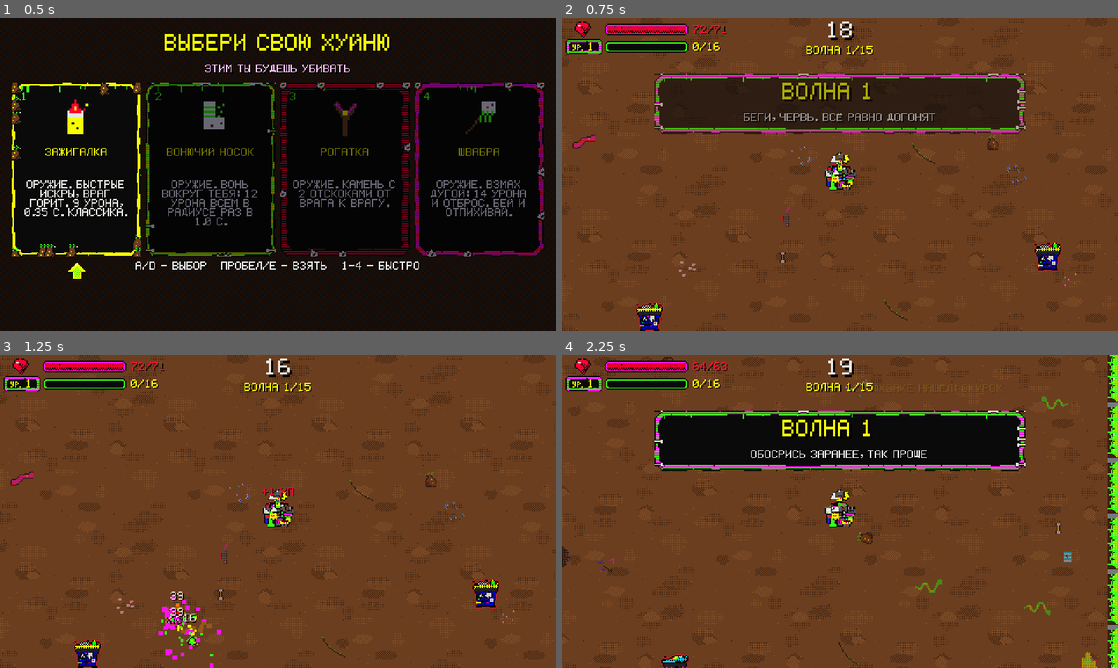
Above: before the commit, frames 1-4 (two rows, left to right).
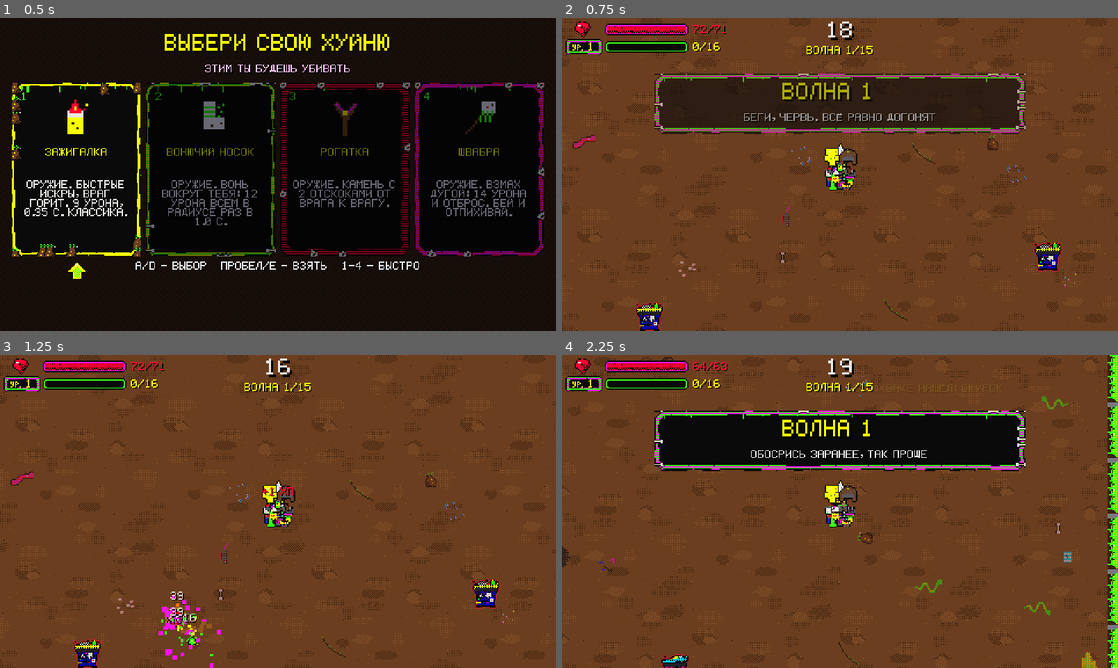
Above: after the commit, the same moments.

Repository: Gepackstuck/Stinky_Dumpster_Survivors
Game: Godot game, scene res://tools/smoke/smoke_test.tscn
Two runs of this game, one before a commit and one after it. Both use one fixed random seed, a clock stepped at 60 frames per second and the inputs below. This scene is started directly instead of the project's main scene.
Inputs (mouse positions are in pixels of both pictures, inside the frame that each line leads up to):
- Up to frame 1 (0.5 s): no input
- Up to frame 2 (0.75 s): click "1" at 0.5 s
- Up to frame 3 (1.25 s): no input
- Up to frame 4 (2.25 s): tap Enter at 1.25 s; move the mouse to (962, 495) at 1.27 s; hold D (move_right) 1.28-2.03 s; tap R at 1.35 s; tap Space (ui_accept) at 1.52 s; move the mouse to (728, 527) at 2.02 s; hold S (move_down) from 2.03 s (still down); tap F at 2.1 s

Frame 1 is identical in both runs. In frame 2, 0.3% of the frame differs, in the area x 47-54%, y 40-48%; in frame 3, 0.2%; in frame 4, 0.3%.

Commit message:
feat: шапки на герое крупнее
Co-Authored-By: Claude Sonnet 5.5 <noreply@anthropic.com>
Claude-Session: https://claude.ai/code/session_01GvQcLtpmeq9xDjqGAM3qCT

Diff:
--- a/scripts/player/player_items_visual.gd
+++ b/scripts/player/player_items_visual.gd
@@ -4,9 +4,11 @@
 ## Компаньонов (крыса, турель, духи) тут нет: их видно и так.
 
 const ICON_SCALE: float = 0.5
+## Шапки крупнее остального: их должно быть видно (целый масштаб, без каши из пикселей).
+const SLOT_SCALE: Dictionary[StringName, float] = {&"head": 1.0}
 ## Точки крепления; несколько предметов в одной точке занимают следующие смещения.
 const SLOT_OFFSETS: Dictionary[StringName, Array] = {
-	&"head": [Vector2(0, -11), Vector2(-5, -13), Vector2(5, -13), Vector2(0, -15)],
+	&"head": [Vector2(0, -12), Vector2(0, -19), Vector2(-7, -15), Vector2(7, -15)],
 	&"face": [Vector2(0, -3), Vector2(0, -1), Vector2(-3, -2), Vector2(3, -2)],
 	&"chest": [Vector2(0, 4), Vector2(0, 7), Vector2(-4, 5), Vector2(4, 5)],
 	&"hand_l": [Vector2(-9, 3), Vector2(-10, -1), Vector2(-9, 7)],
@@ -50,7 +52,7 @@
 		var icon: Sprite2D = Sprite2D.new()
 		icon.texture = ItemLibrary.icon(item_id)
 		icon.texture_filter = CanvasItem.TEXTURE_FILTER_NEAREST
-		icon.scale = Vector2.ONE * ICON_SCALE
+		icon.scale = Vector2.ONE * SLOT_SCALE.get(slot, ICON_SCALE)
 		add_child(icon)
 		_icons.append(icon)
 		_slots.append(slot)
Not shown, added: scripts/autoload/profile.gd.uid
Not shown, added: scripts/systems/character_library.gd.uid
Not shown, added: scripts/ui/graveyard.gd.uid
Not shown, changed: CHANGELOG.md
